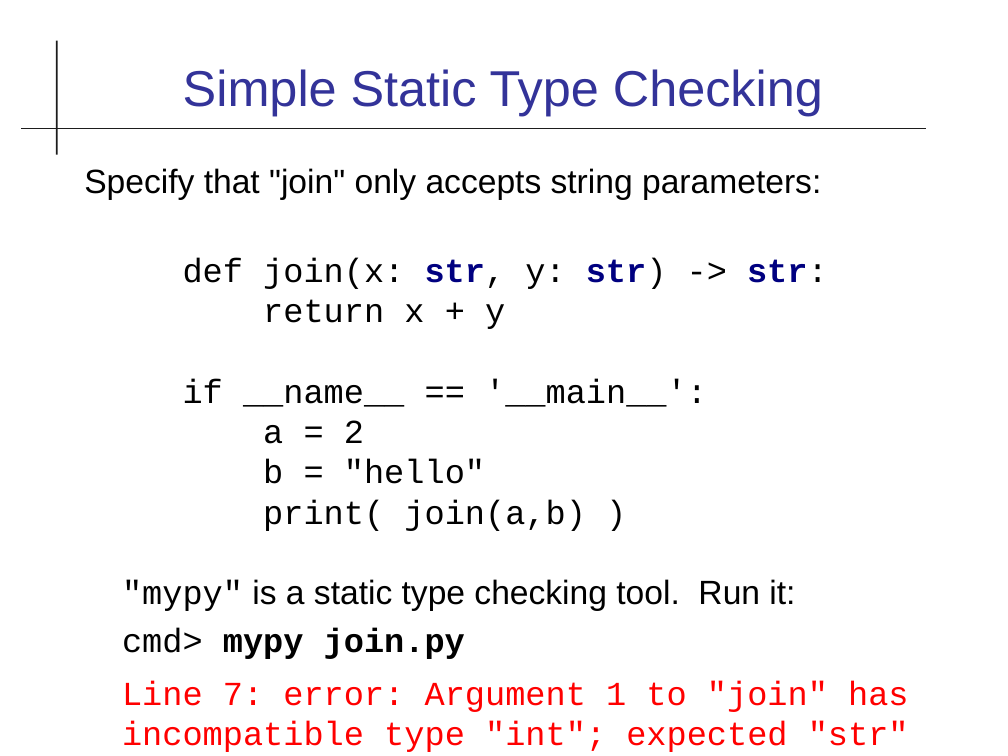
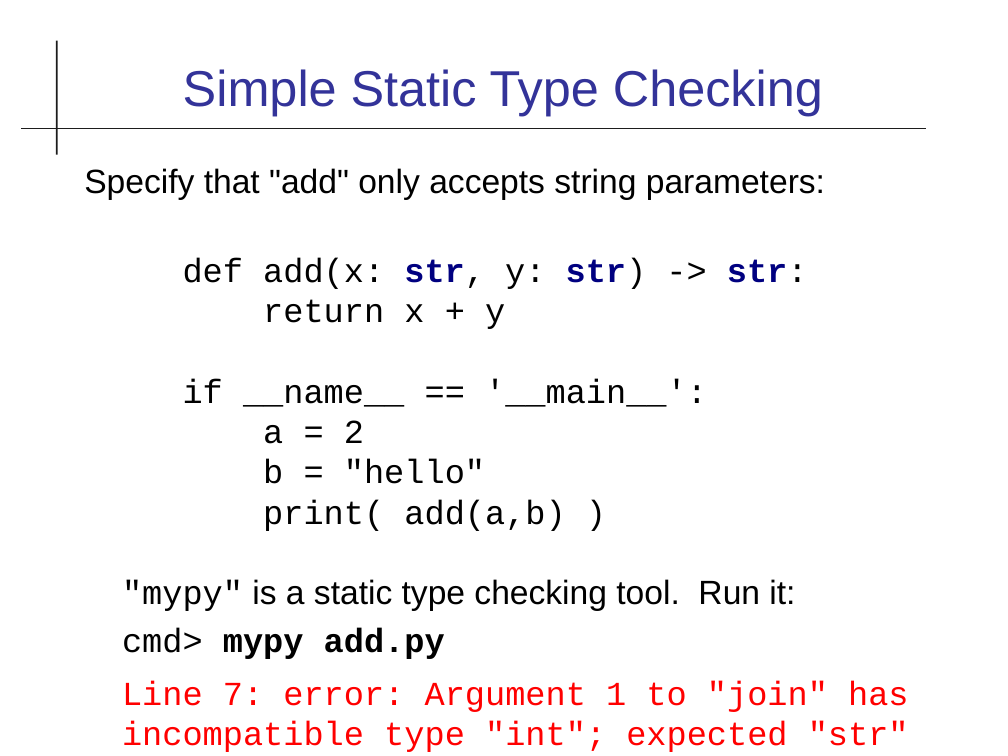
Before and after one commit to cpske/ISP, a slide deck: slide 15 of code-quality/Type-Checking.odp. Drawn at 1008x756 pixels with LibreOffice and Linux fonts; fonts in the diff are those of the drawing. Boxes give left, top, right and bottom in pixels: in the first picture for what was removed or moved away, otherwise in the second. Text is boxed around its words. In the diff, an @@ line names an element or a change of style, - is before the commit and + after.

Commit message:
fix type checking slides

```diff
--- a/code-quality/Type-Checking.odp
+++ b/code-quality/Type-Checking.odp
@@ text at (84,168,825,289): text changed @@
-Specify that "join" only accepts string parameters:
-def join(x: str, y: str) -> str:
+Specify that "add" only accepts string parameters:
+def add(x: str, y: str) -> str:
@@ text at (263,499,565,531): text changed @@
-print( join(a,b) )
+print( add(a,b) )
@@ text at (122,628,445,659): text changed @@
-cmd> mypy join.py
+cmd> mypy add.py
```
Also in this commit, not shown: 7 other slides changed, 1 slide added, 2 other files.
